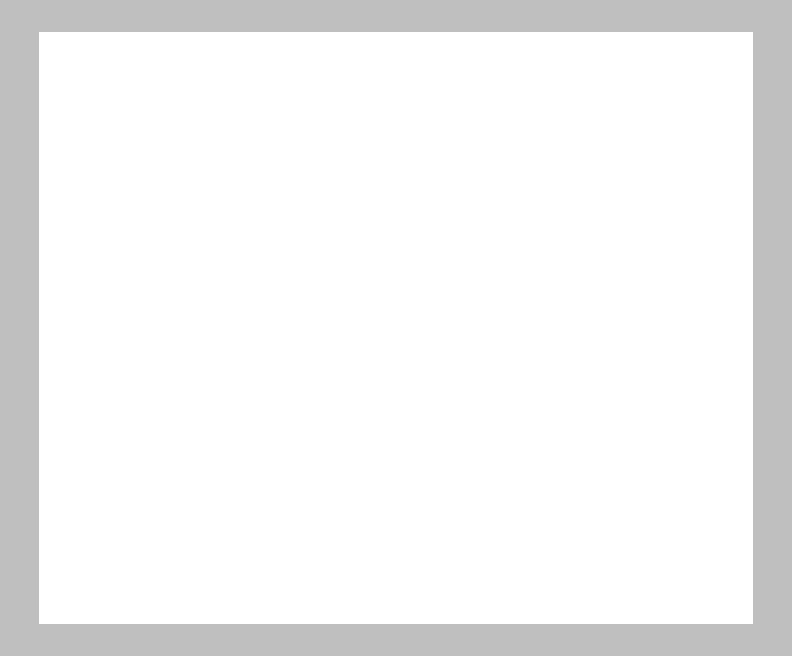
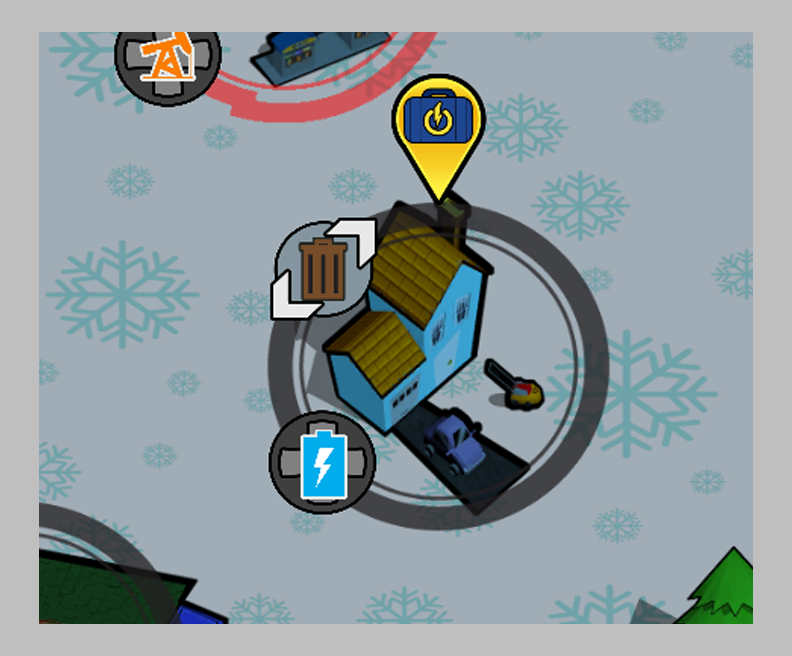
Layered file, before and after one edit (792 × 656). Changes by layer:
renamed "Layer 0" to "Layer 3", showed it, painted on it over [39, 32, 753, 624]
added group "BG Template" with 2 layers over [39, 32, 753, 624]
hid "Layer 1", moved it into group "BG Template" over [39, 32, 753, 624]
moved "Layer 2" into group "BG Template" over [39, 32, 753, 624]
